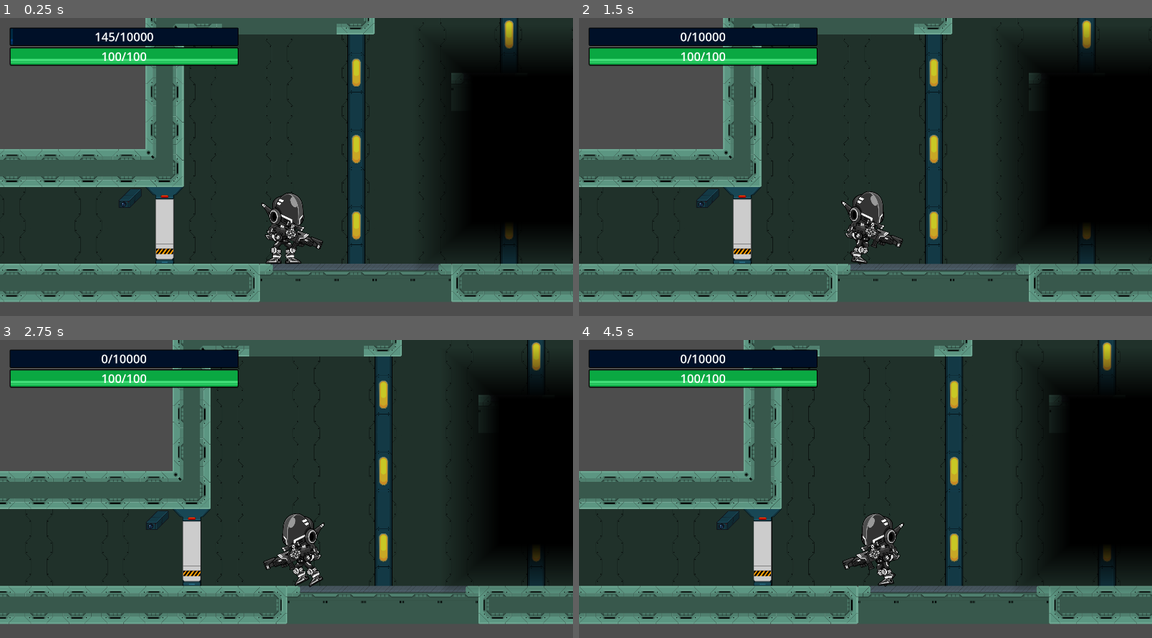
Above: before the commit, frames 1-4 (two rows, left to right).
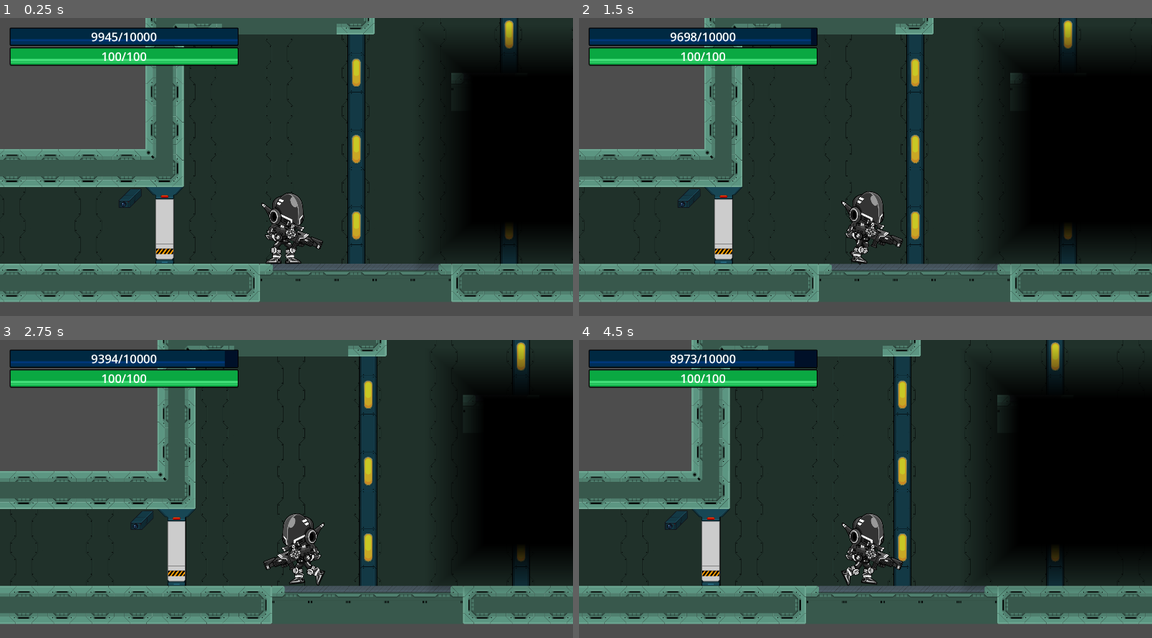
Above: after the commit, the same moments.

Repository: milana-94888u/digital-tandem
Game: Godot game, scene res://level 1.tscn
Two runs of this game, one before a commit and one after it. Both use one fixed random seed, a clock stepped at 60 frames per second and the inputs below. This scene is started directly instead of the project's main scene.
Inputs (mouse positions are in pixels of both pictures, inside the frame that each line leads up to):
- Up to frame 1 (0.25 s): no input
- Up to frame 2 (1.5 s): tap Enter (ui_accept) at 0.5 s; move the mouse to (1146, 149) at 0.52 s; hold Right (ui_right) from 0.53 s (still down); tap Space (jump) at 0.6, 0.77, 1.07 s; click (1146, 149) at 0.67 s; move the mouse to (733, 226) at 1.27 s; tap E (interact) at 1.35 s; click (733, 226) at 1.42 s
- Up to frame 3 (2.75 s): tap Space (jump) at 1.52, 1.55, 1.82, 2.3 s; move the mouse to (292, 548) at 2.02 s; release Right (ui_right) at 2.03 s; hold Left (ui_left) from 2.03 s (still down); hold = (zoom_in) from 2.03 s (still down); click (292, 548) at 2.17 s
- Up to frame 4 (4.5 s): move the mouse to (836, 566) at 2.77 s; release Left (ui_left) at 2.78 s; release = (zoom_in) at 2.78 s; hold Right (ui_right) 2.78-4.28 s; tap - (zoom_out) at 2.85 s; click (836, 566) at 2.92 s; tap Space (jump) at 3.02, 3.05, 3.32, 3.6, 3.77, 4.07 s; move the mouse to (1037, 548) at 3.52 s; move the mouse to (693, 453) at 4.27 s; hold Left (ui_left) from 4.28 s (still down); tap E (interact) at 4.35 s

The runs differ from the first frame. In frame 1, 2.0% of the frame differs, in the area x 2-42%, y 3-9%; in frame 2, 14%; in frame 3, 14%; in frame 4, 24%, in the area x 0-100%, y 0-96%.

Commit message:
mech jump limit

Diff:
--- a/src/mech/mech.gd
+++ b/src/mech/mech.gd
@@ -40,7 +40,7 @@
 		max_energy = value
 		$UICanvas/MechUI.update_max_energy(value)
 		$FloatingUI.update_max_energy(value)
-@export var energy := 200:
+@export var energy := 10000:
 	set(value):
 		energy = value
 		$UICanvas/MechUI.update_energy(value)
@@ -60,7 +60,8 @@
 	if velocity:
 		self.energy -= int(absf(velocity.x) / speed * 5.0) + (5 if velocity.y > 0 else 0)
 	if velocity and is_on_floor():
-		$StepsPlayer.play()
+		if not $StepsPlayer.playing:
+			$StepsPlayer.play()
 	else:
 		$StepsPlayer.stop()
 
@@ -83,8 +84,8 @@
 
 
 func process_jump() -> void:
-	if control_processed and Input.is_action_just_pressed("ui_up"):
-		if is_on_floor():
+	if control_processed and Input.is_action_just_pressed("jump"):
+		if is_on_floor() and jump_unlocked and energy > 0:
 			velocity.y = -jump_power
 	velocity.y += gravity
 
